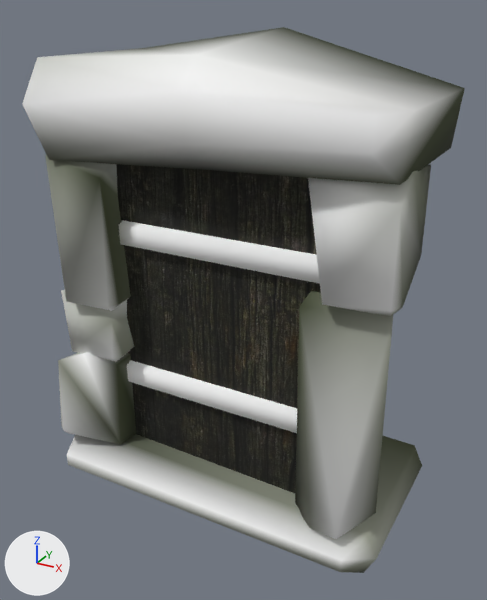
Renders of the COLLADA model models/ex_nord_win_01.dae from each side of a commit.
One viewpoint serves both versions: a 50 mm camera at (1.58, -2.82, 1.33) aimed at (0.04, -0.01, -0.07). The axes (+X, +Y, +Z) are drawn at lower left. The lights are the same throughout. Where no turn or scale is listed for an object, it has been applied to the vertices. Vertices at the same position are counted once.

The first picture shows 'nifid_1-matrix', 'nifid_10-matrix', 'nifid_14-matrix', 'nifid_6-matrix'.
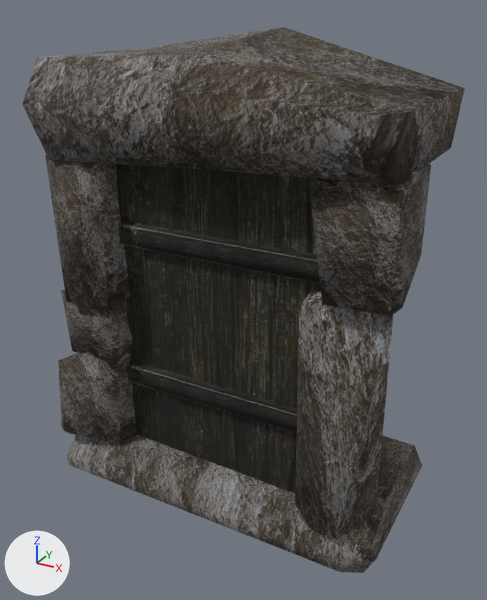
Pixel boxes [x1, y1, x2, y2] of what changed, in the pictures (487 x 600 px):
'nifid_10-matrix', recoloured
    both: [22, 27, 464, 573]
'nifid_6-matrix', recoloured (white to black)
    both: [136, 223, 320, 433]
'nifid_14-matrix', recoloured (grey to black)
    both: [119, 220, 146, 386]

Edits to the bpy script that builds the scene:
```text
Add img_tx_hinge_01_dds:
    img_tx_hinge_01_dds = load_image('tx_hinge_01.dds', '../textures/Tx_hinge_01.dds', 128, 128, 'sRGB')
Add img_tx_stone_plain_01_dds:
    img_tx_stone_plain_01_dds = load_image('tx_stone_plain_01.dds', '../textures/Tx_stone_plain_01.dds', 1024, 1024, 'sRGB')
Add img_tx_metal_strip_01_dds:
    img_tx_metal_strip_01_dds = load_image('tx_metal_strip_01.dds', '../textures/Tx_metal_strip_01.dds', 512, 128, 'sRGB')
Add mat_material__003:
    mat_material__003 = principled_material('Material_.003')
    mat_material__003.texture = img_tx_hinge_01_dds
    mat_material__003.roughness = 0.9
Add mat_material__002:
    mat_material__002 = principled_material('Material_.002')
    mat_material__002.texture = img_tx_stone_plain_01_dds
    mat_material__002.roughness = 0.9
Add mat_material__001:
    mat_material__001 = principled_material('Material_.001')
    mat_material__001.texture = img_tx_metal_strip_01_dds
    mat_material__001.roughness = 0.9
Change me_tri_ex_nord_win_01_1_lib:
    where me_tri_ex_nord_win_01_1_lib.from_pydata(...)  # 16 vertices, 12 faces; spans x -0.435..0.809, y -0.282..-0.169, z -0.622..0.368
    remove me_tri_ex_nord_win_01_1_lib.materials.append(mat_material_material__25_001)  # white #ffffff
    add me_tri_ex_nord_win_01_1_lib.materials.append(mat_material__001)  # picture img_tx_metal_strip_01_dds
Change me_tri_ex_nord_win_01_2_lib:
    where me_tri_ex_nord_win_01_2_lib.from_pydata(...)  # 88 vertices, 135 faces; spans x -0.95..0.95, y -0.47..0.47, z -1.23..1.23
    used by ob_nifid_10_matrix
    remove me_tri_ex_nord_win_01_2_lib.materials.append(mat_material_material__25_002)
    me_tri_ex_nord_win_01_2_lib part 1: vertex colours changed
    add me_tri_ex_nord_win_01_2_lib.materials.append(mat_material__002)  # picture img_tx_stone_plain_01_dds
Change me_tri_ex_nord_win_01_3_lib:
    where me_tri_ex_nord_win_01_3_lib.from_pydata(...)  # 16 vertices, 12 faces; spans x -0.542..-0.415, y -0.282..-0.169, z -0.622..0.368
    used by ob_nifid_14_matrix
    remove me_tri_ex_nord_win_01_3_lib.materials.append(mat_material_material__25_003)
    me_tri_ex_nord_win_01_3_lib part 2: vertex colours changed
    add me_tri_ex_nord_win_01_3_lib.materials.append(mat_material__003)  # picture img_tx_hinge_01_dds
```
